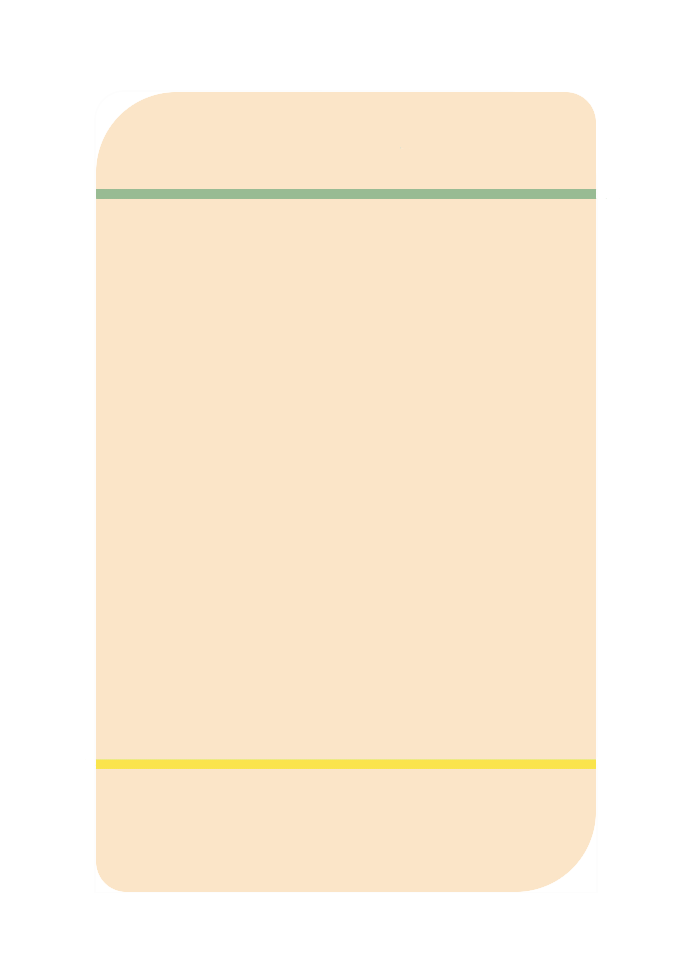
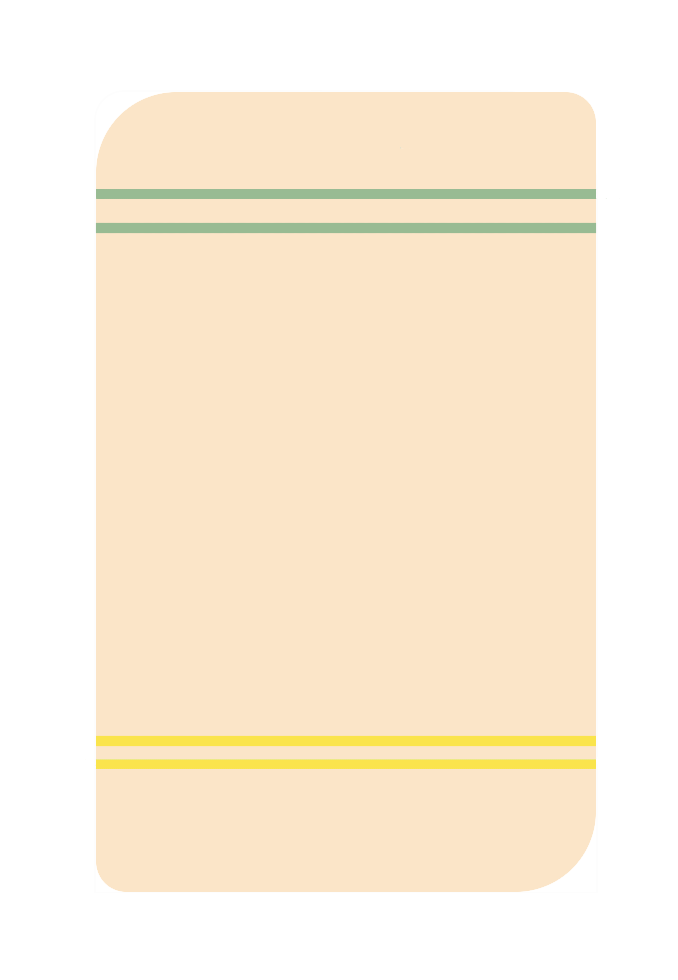
Revision of a layered 678px x 980px image; what changed, layer by layer:
added layer "Paint Layer 3" above "Paint Layer 2" over <box>95,222,597,747</box>
painted on "Paint Layer 2" over <box>95,222,597,747</box>
painted on "Paint Layer 1" over <box>95,222,597,234</box>
painted on "Background" over <box>95,222,597,747</box>
